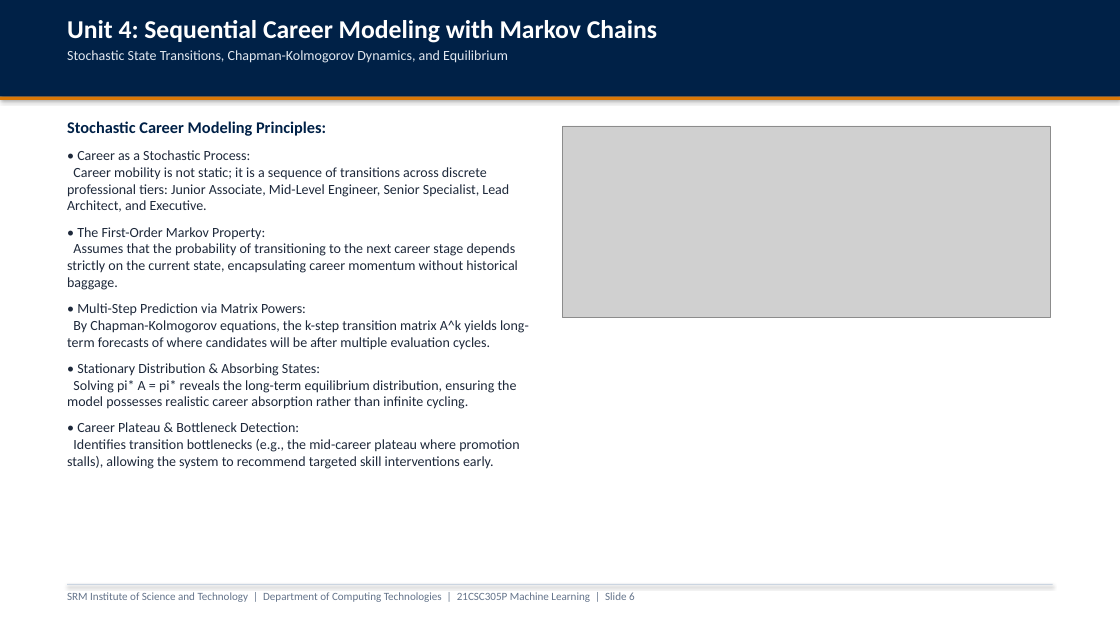
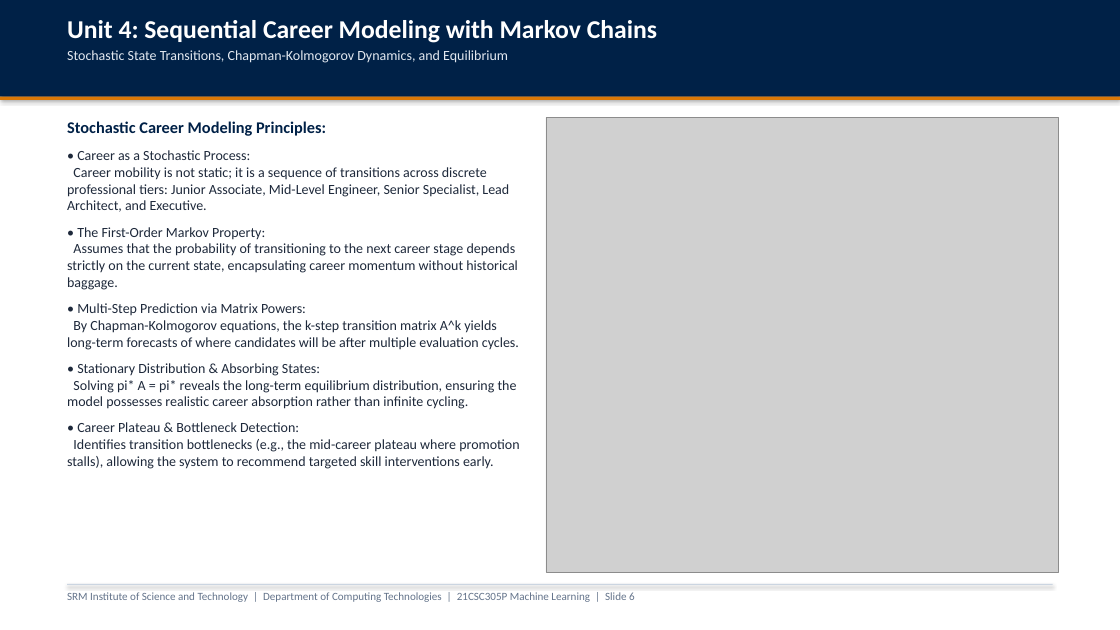
Before and after one commit to parth2024-tech/SRM-21CSC305P-Machine-Learning-Career-Guidance-Debate-Agent, a slide deck: slide 6 of presentation_unit3_unit4_unit5.pptx. Drawn at 1120x630 pixels with LibreOffice and Linux fonts; fonts in the diff are those of the drawing; grey boxes stand for pictures. Boxes give left, top, right and bottom in pixels: in the first picture for what was removed or moved away, otherwise in the second. Text is boxed around its words. In the diff, an @@ line names an element or a change of style, - is before the commit and + after.

Commit message:
feat(presentation): resize and re-layout graphs across all slides to eliminate empty space

```diff
--- a/presentation_unit3_unit4_unit5.pptx
+++ b/presentation_unit3_unit4_unit5.pptx
@@ text "Stochastic Career Modeling Principles:" rewrapped from [67,121,529,469] to [67,121,519,469] @@
@@ picture: place and size @@
-picture at [563,126,1050,318]
+picture at [546,118,1059,572]
```
Also in this commit, not shown: 8 other slides changed, 13 other files.
